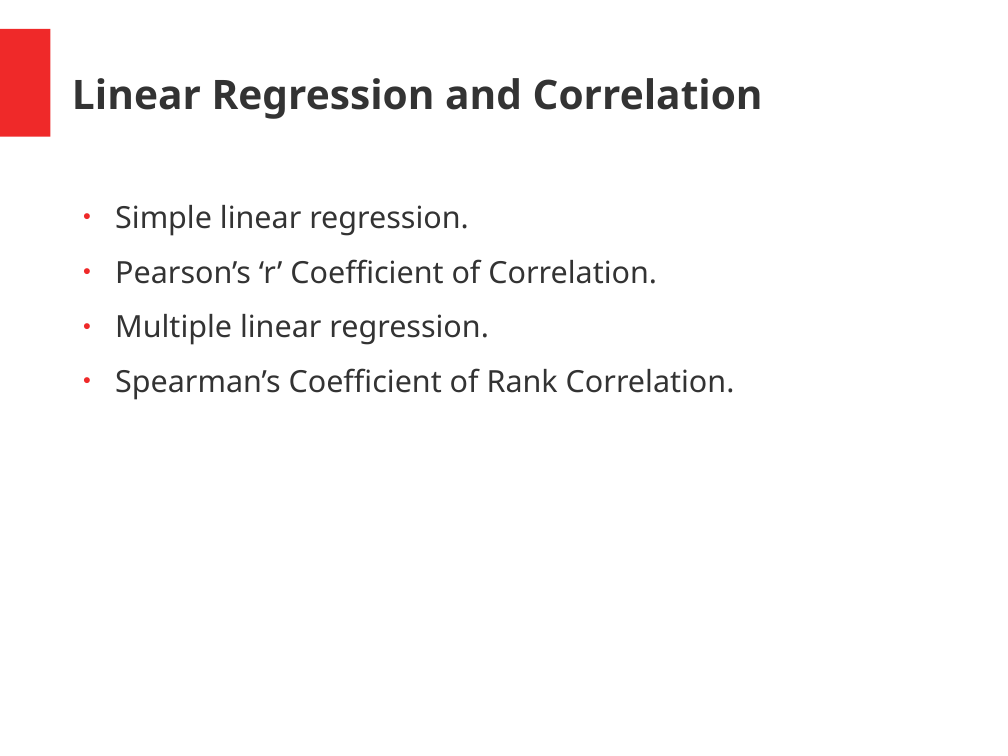
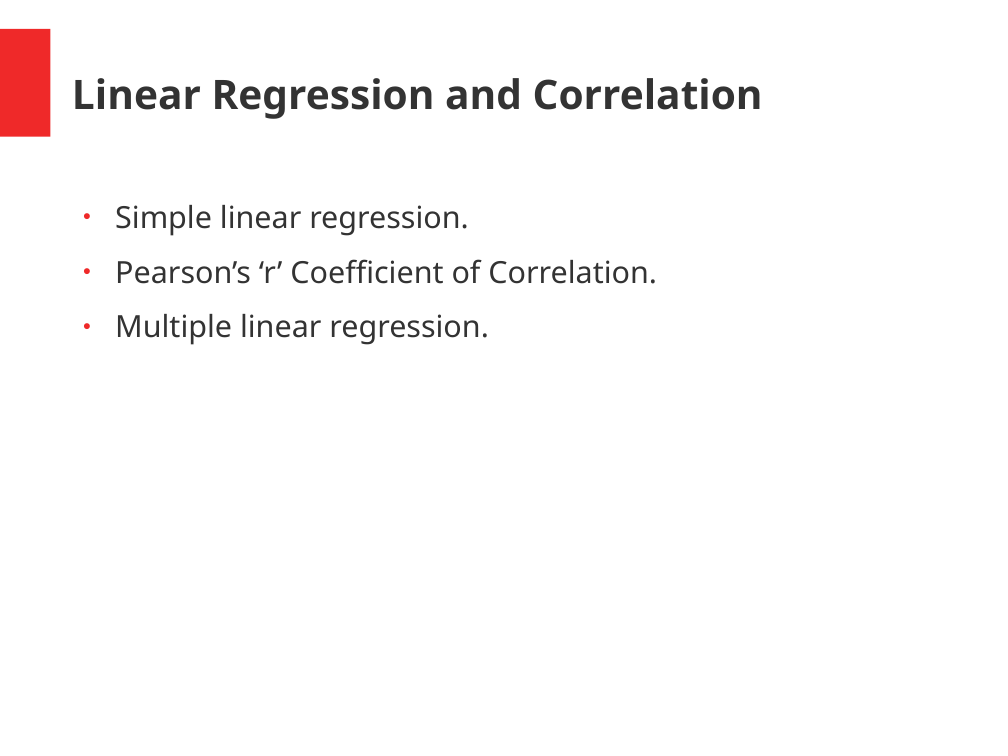
Before and after one commit to manrajoc/LSA-and-SAT, a slide deck: slide 17 of Presentation 1.odp. Drawn at 1008x756 pixels with LibreOffice and Linux fonts; fonts in the diff are those of the drawing. Boxes give left, top, right and bottom in pixels: in the first picture for what was removed or moved away, otherwise in the second. Text is boxed around its words. In the diff, an @@ line names an element or a change of style, - is before the commit and + after.

```diff
--- a/Presentation 1.odp
+++ b/Presentation 1.odp
@@ text at <box>115,368,735,400</box>: paragraph removed @@
-● Spearman’s Coefficient of Rank Correlation.
```
Also in this commit, not shown: 1 other slide changed.
